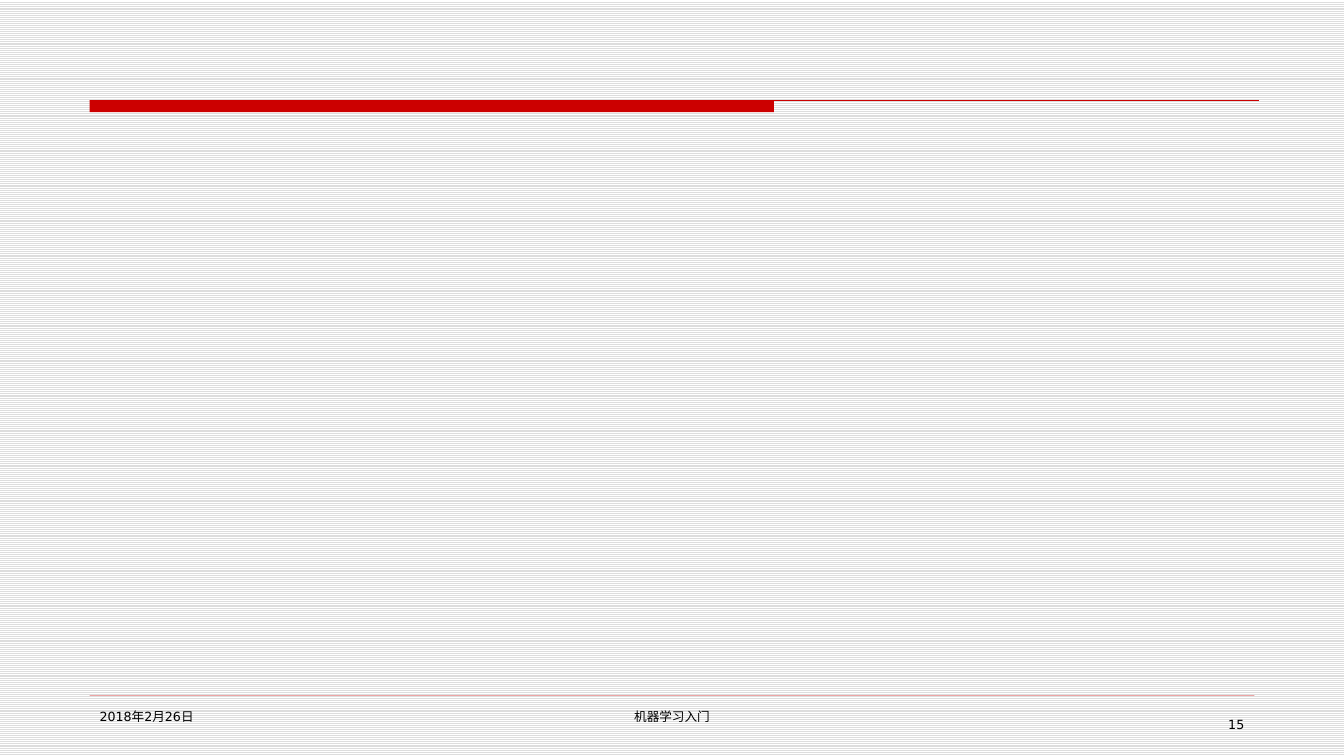
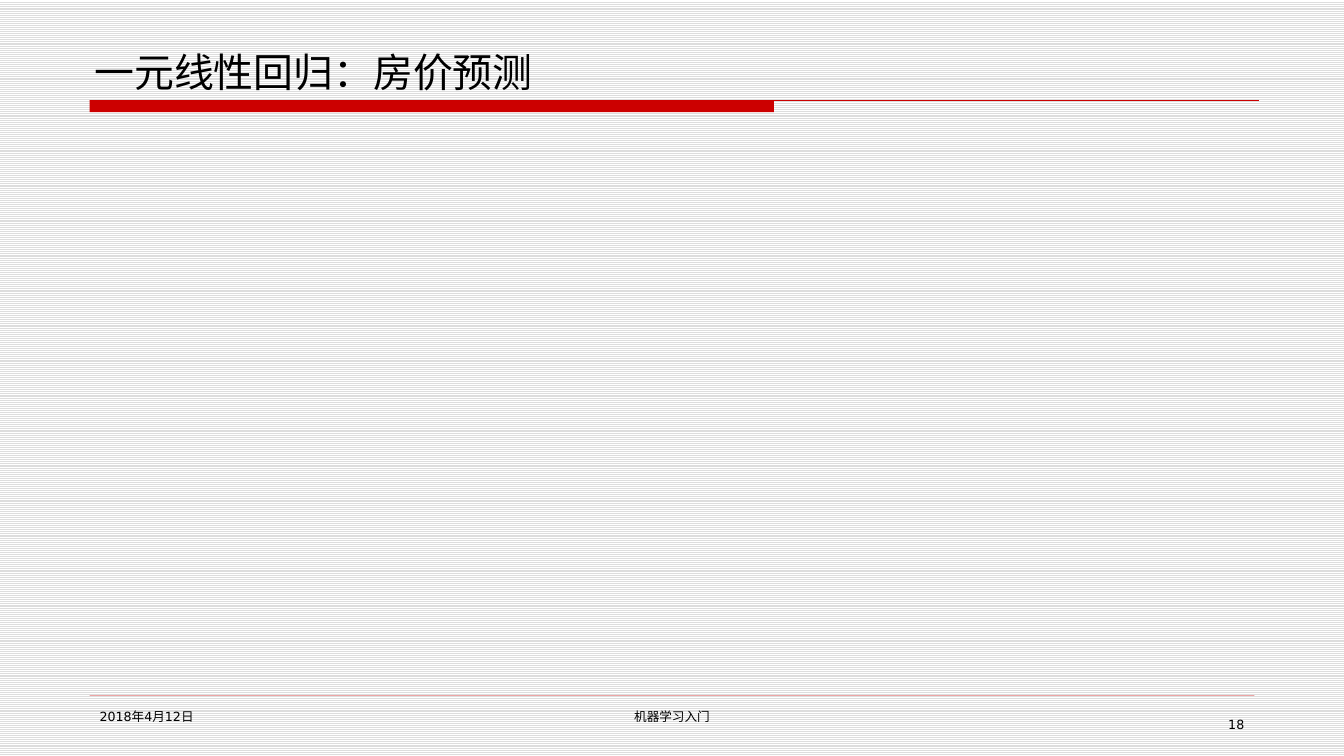
Before and after one commit to ztypl/MachineLearning, a slide deck: slide 18 of 机器学习入门.pptx (slide 15 before the commit). Drawn at 1344x756 pixels with LibreOffice and Linux fonts; fonts in the diff are those of the drawing; background and template pictures are left out. Boxes give left, top, right and bottom in pixels: in the first picture for what was removed or moved away, otherwise in the second. Text is boxed around its words. In the diff, an @@ line names an element or a change of style, - is before the commit and + after.

```diff
--- a/机器学习入门.pptx
+++ b/机器学习入门.pptx
@@ title added at box(95, 53, 533, 90), 28.5 pt, text #000000 @@
+一元线性回归：房价预测
@@ text at box(100, 710, 194, 722): text changed @@
-2018年2月26日
+2018年4月12日
@@ page number at box(1228, 719, 1244, 729): text changed @@
-15
+18
```
Also in this commit, not shown: 14 other slides changed, 3 slides added.
